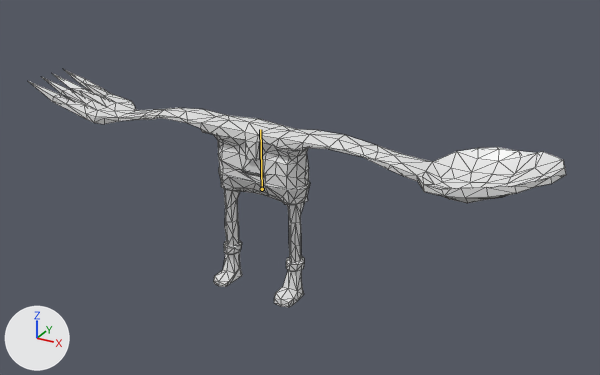
A saved change to the FBX model Assets/Models/sporkman.fbx.
Camera for both pictures: a camera (50 mm lens) standing at (2.33, -3.78, 2.58) and looking at (0.16, 0.17, 0.61). The axes (+X, +Y, +Z) are drawn at lower left. The lights are the same throughout. The bones that change are drawn over the model as lines. Mesh edges are drawn as thin lines.

Names of what the first picture shows: 'sporkman_mesh'.
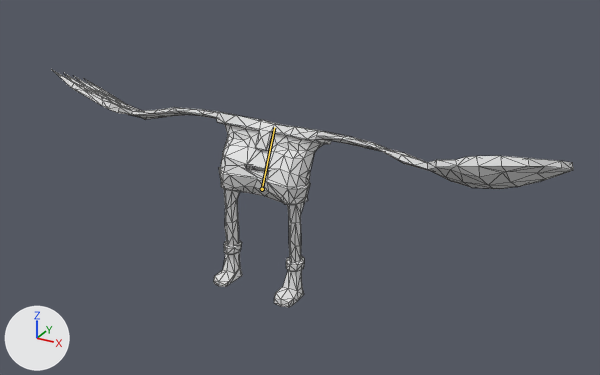
The newer file adds an action. The first version stands in its rest pose; the second is drawn at frame 10 of the action 'Armature|LookUpAdditive'.

The change, as a diff of the scene's bpy script:
```diff
--- a/Assets/Models/sporkman.fbx.py
+++ b/Assets/Models/sporkman.fbx.py
@@ bone_body @@
 bone_body = bpy.data.objects['Armature'].pose.bones['body']  # child of 'hips'
-bone_body.rotation_quaternion = (1.0, 0.0, 0.0, 0.0)  # degrees (0, 0, 0)
+bone_body.rotation_quaternion = (0.976, -0.217, 0.0, 0.0)  # degrees (-25, 0, 0)
```

Pixel boxes [x1, y1, x2, y2] of what changed, in the pictures (600 x 375 px):
'sporkman_mesh', posed
    before: [28, 70, 566, 307]
    after: [51, 69, 573, 307]
bone 'body', root to tip
    before: (262, 189) to (260, 129)
    after: (262, 189) to (274, 127)
